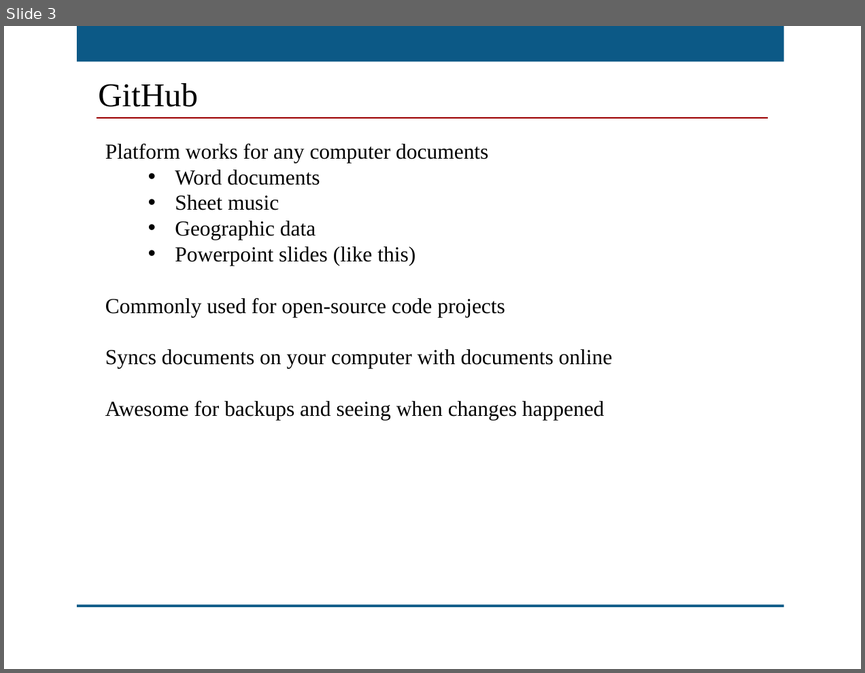
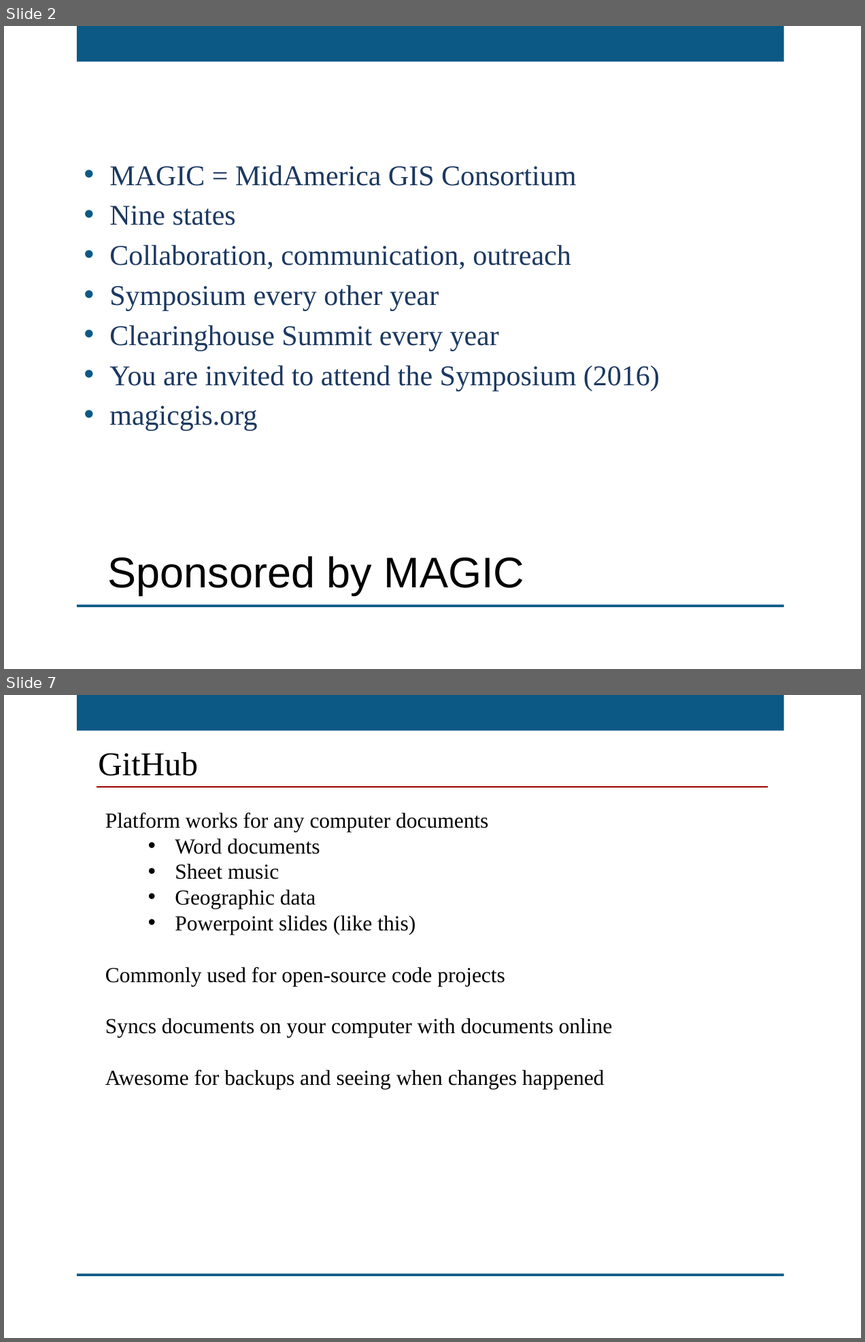
Before and after one commit to kansasgis/GithubWebinar_2015, a slide deck: MAGIC_GitHub_Webinar.pptx. Shown one above the other, each under a label of ours: slide 3 before the commit, slides 2 and 7 after it; the slides between them are not shown. The pictures are 865x673 and 865x1342 pixels, drawn with LibreOffice and Linux fonts; fonts in the diff are those of the drawing; background and template pictures are left out. Boxes give left, top, right and bottom in pixels: in the first picture for what was removed or moved away, otherwise in the second. Text is boxed around its words. In the diff, an @@ line names an element or a change of style, - is before the commit and + after.

```diff
--- a/MAGIC_GitHub_Webinar.pptx
+++ b/MAGIC_GitHub_Webinar.pptx
@@ slide 2 added at box(4, 26, 861, 669), background picture (left out); not listed: 2 template elements that a slide beside it also shows @@
@@ text added at box(109, 165, 660, 431), 24 pt, text #1B3861 @@
+• MAGIC = MidAmerica GIS Consortium
+• Nine states
+• Collaboration, communication, outreach
+• Symposium every other year
+• Clearinghouse Summit every year
+• You are invited to attend the Symposium (2016)
+• magicgis.org
@@ text added at box(108, 556, 524, 594), 36 pt, text #000000 @@
+Sponsored by MAGIC
@@ what was slide 3 is now slide 7 @@
```
Also in this commit, not shown: 2 slides changed, 3 other slides added.
